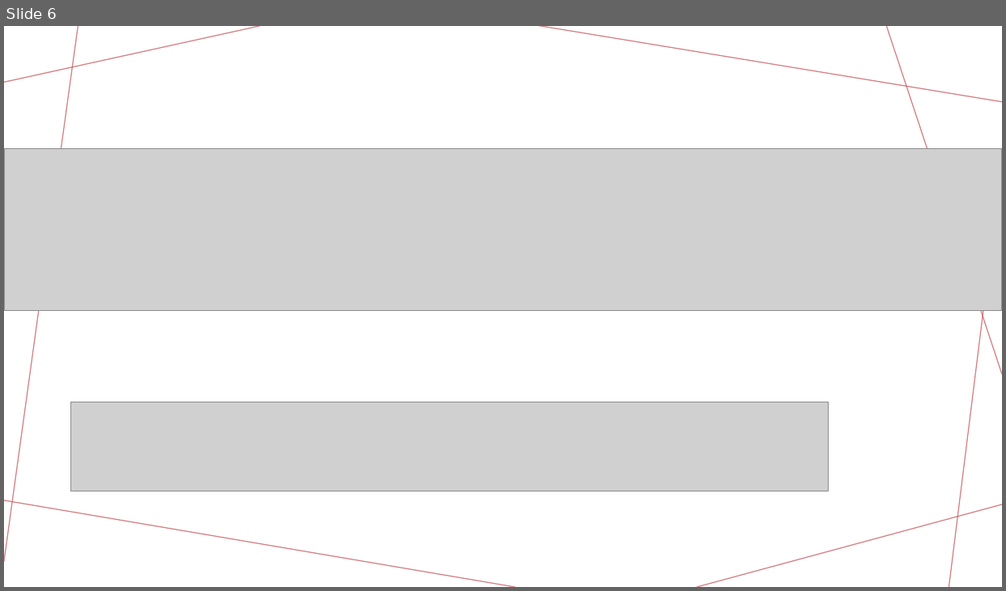
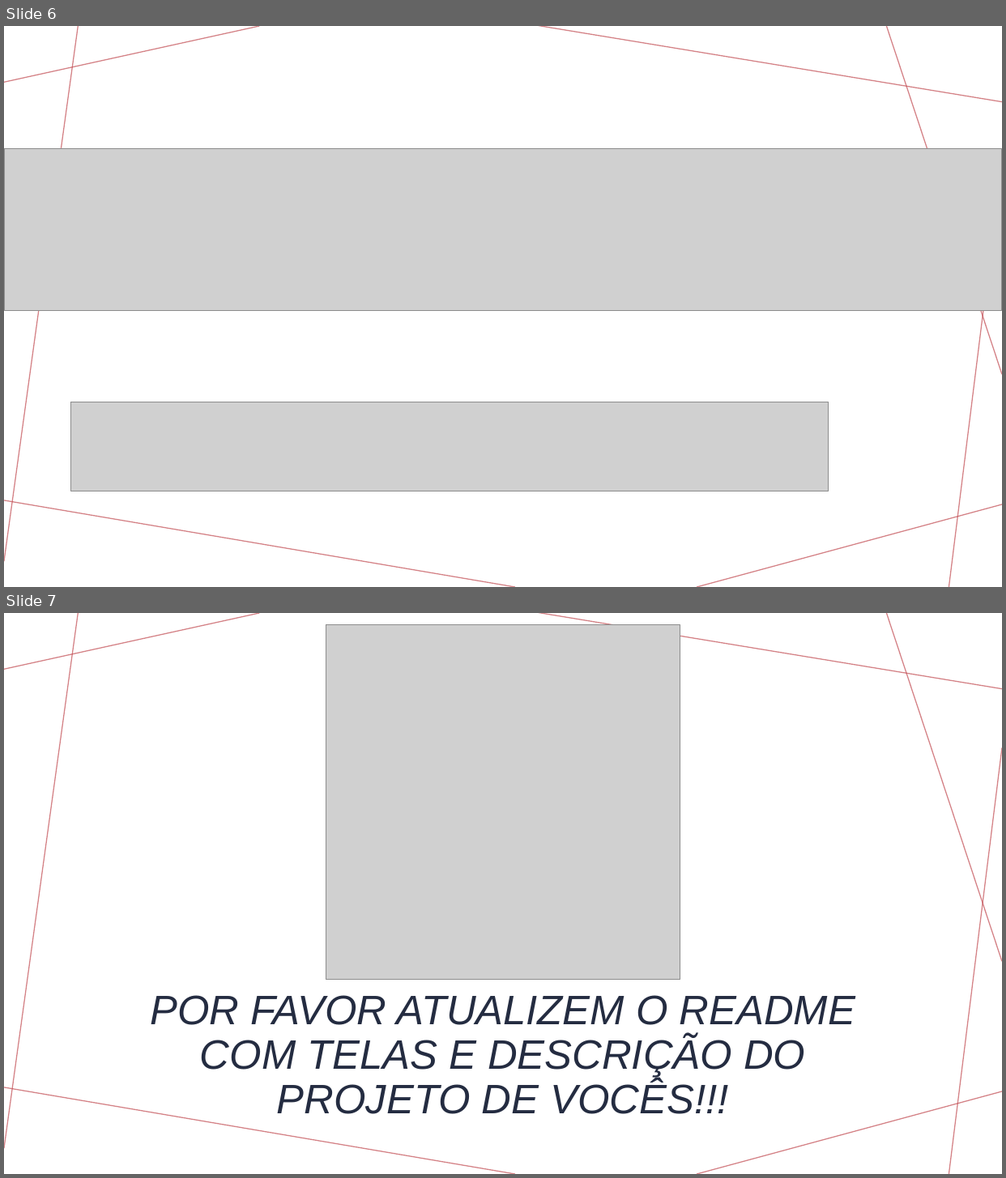
Before and after one commit to ProfAndersonVanin/crud_java_mysql, a slide deck: Aulas/Java + MySQL - Aula 19.pptx. Shown one above the other, each under a label of ours: slide 6 before the commit, slides 6 and 7 after it. The pictures are 1006x591 and 1006x1178 pixels, drawn with LibreOffice and Linux fonts; fonts in the diff are those of the drawing; grey boxes stand for pictures. Boxes give left, top, right and bottom in pixels: in the first picture for what was removed or moved away, otherwise in the second. Text is boxed around its words. In the diff, an @@ line names an element or a change of style, - is before the commit and + after.

```diff
--- a/Aulas/Java + MySQL - Aula 19.pptx
+++ b/Aulas/Java + MySQL - Aula 19.pptx
@@ slide 7 added at (4,613,1002,1174), background #FFFFFF; not listed: 7 template elements that a slide beside it also shows @@
@@ picture added at (326,625,681,980) @@
@@ title added at (150,995,855,1114), 39.6 pt, text #242C41, italic @@
+POR FAVOR ATUALIZEM O README COM TELAS E DESCRIÇÃO DO PROJETO DE VOCÊS!!!
```
